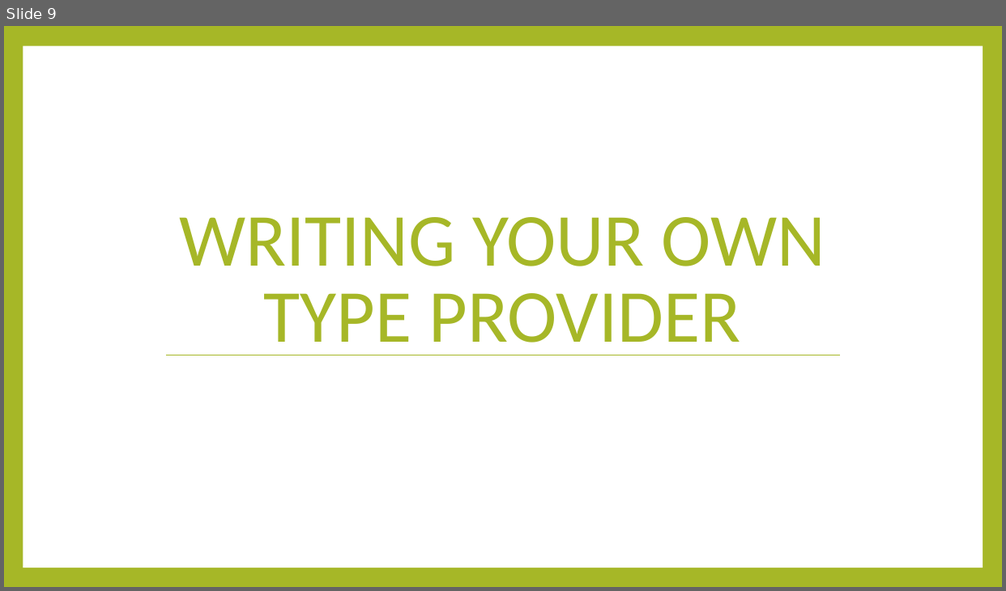
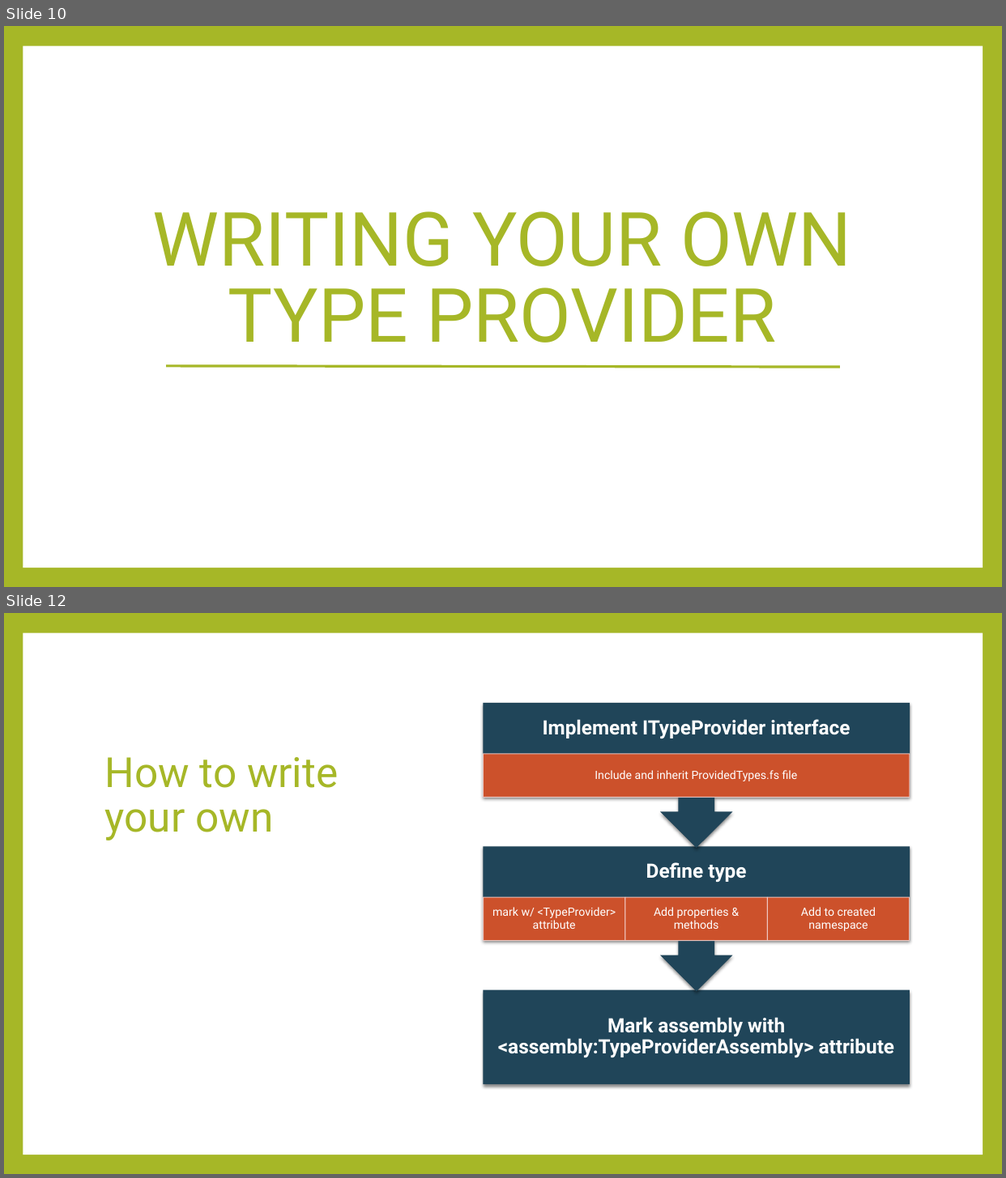
Before and after one commit to rachelblasucci/Current-Talks, a slide deck: Type Providers/Type Providers.pptx. Shown one above the other, each under a label of ours: slide 9 before the commit, slides 10 and 12 after it; the slides between them are not shown. The pictures are 1006x591 and 1006x1178 pixels, drawn with LibreOffice and Linux fonts; fonts in the diff are those of the drawing. Boxes give left, top, right and bottom in pixels: in the first picture for what was removed or moved away, otherwise in the second. Text is boxed around its words. In the diff, an @@ line names an element or a change of style, - is before the commit and + after.

```diff
--- a/Type Providers/Type Providers.pptx
+++ b/Type Providers/Type Providers.pptx
@@ slide 12 added at (4, 613, 1002, 1174), background #A6B727; not listed: 1 template element that a slide beside it also shows @@
@@ title added at (98, 703, 420, 845), fill #FFFFFF at 60% opacity, outline #FFFFFF 5 pt, 40 pt, text #A6B727 @@
+How to write your own
@@ group added at (484, 703, 910, 1084): 7 texts, 5 rectangles, 2 up arrow callouts @@
+Mark assembly with <assembly:TypeProviderAssembly> attribute
+Define type
+mark w/ <TypeProvider> attribute
+Add properties & methods
+Add to created namespace
+Implement ITypeProvider interface
+Include and inherit ProvidedTypes.fs file
@@ what was slide 9 is now slide 10 @@
@@ slide 10 changed as well @@
@@ title "WRITING YOUR OWN TYPE PROVIDER": place and size @@
-title "WRITING YOUR OWN TYPE PROVIDER" at (179, 217, 825, 356)
+title "WRITING YOUR OWN TYPE PROVIDER" at (95, 122, 910, 361)
@@ title "WRITING YOUR OWN TYPE PROVIDER" at (95, 122, 910, 361): font Calibri to Roboto; fill none to #FFFFFF at 60% opacity; outline none to #FFFFFF 5 pt @@
@@ line moved from (167, 356) - (839, 356) to (166, 366) - (839, 367) @@
@@ line (166, 366) - (839, 367): stroke #A6B727 0.79 pt to #A6B727 2.5 pt @@
```
Also in this commit, not shown: 12 other slides changed, 1 other slide added, 4 other files.
